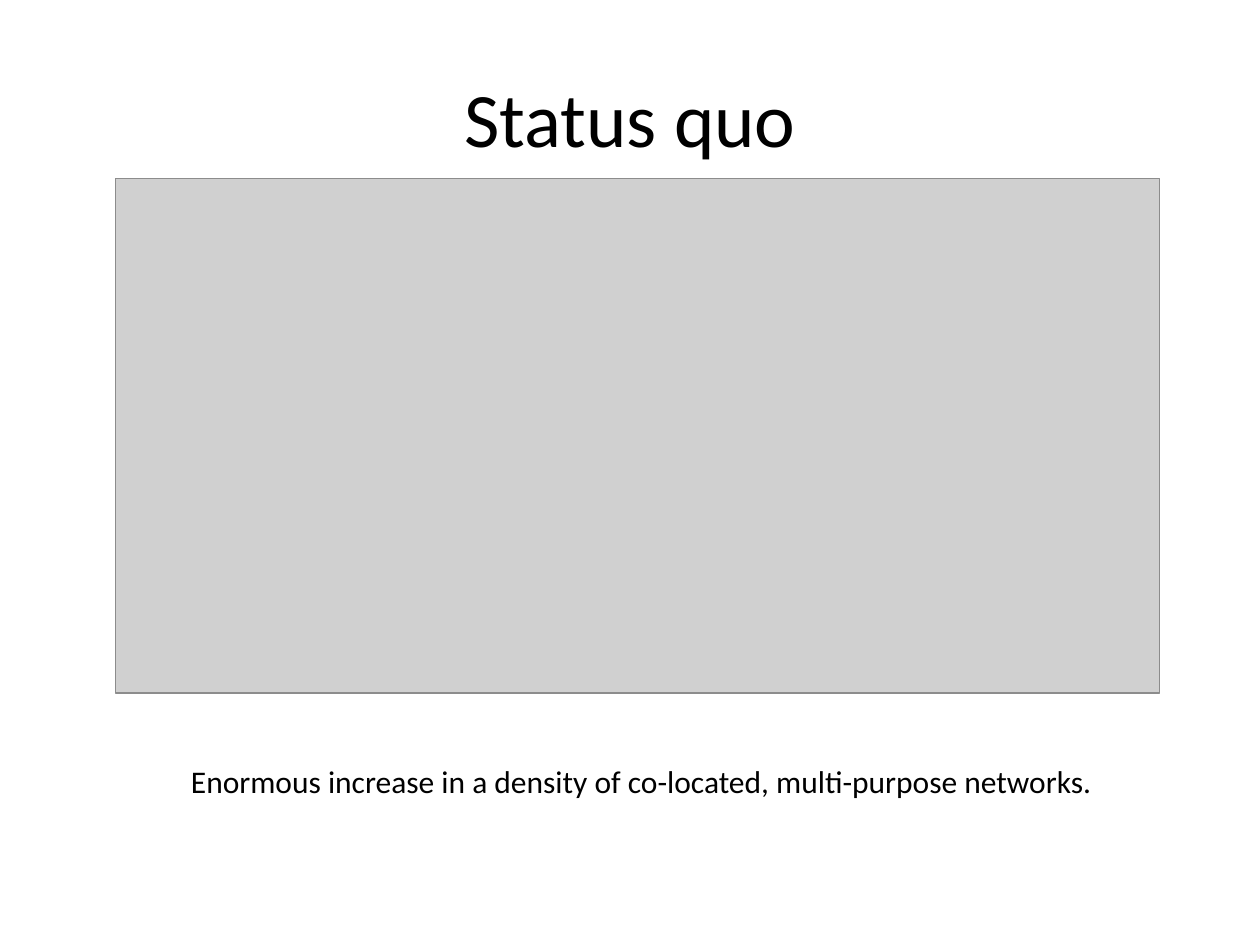
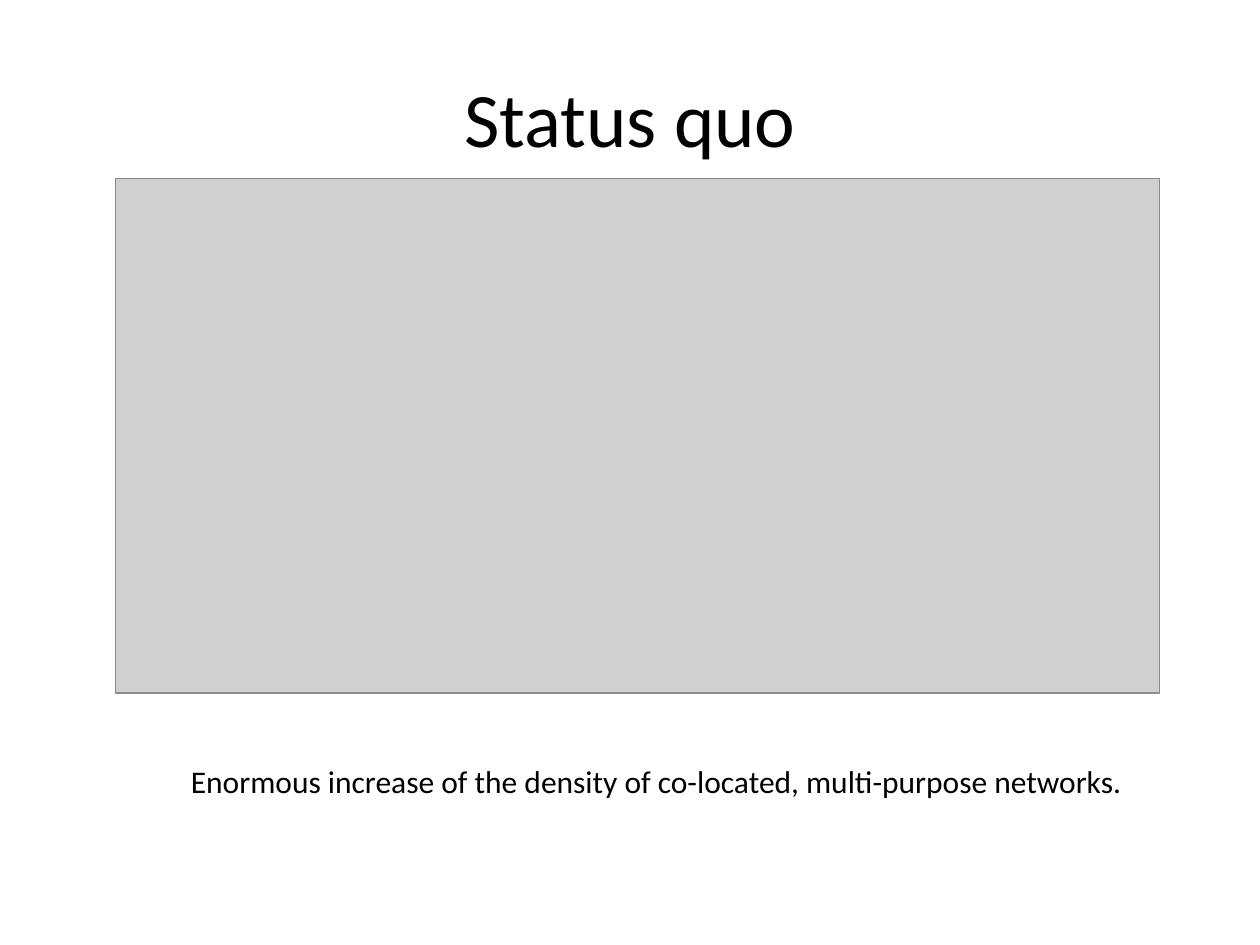
Before and after one commit to ro1208984/learning.java, a slide deck: slide 2 of Mobile Day presentation.pptx. Drawn at 1260x945 pixels with LibreOffice and Linux fonts; fonts in the diff are those of the drawing; grey boxes stand for pictures. Boxes give left, top, right and bottom in pixels: in the first picture for what was removed or moved away, otherwise in the second. Text is boxed around its words. In the diff, an @@ line names an element or a change of style, - is before the commit and + after.

```diff
--- a/Mobile Day presentation.pptx
+++ b/Mobile Day presentation.pptx
@@ text at bbox=[191, 771, 1121, 798]: text changed @@
-Enormous increase in a density of co-located, multi-purpose networks.
+Enormous increase of the density of co-located, multi-purpose networks.
```
Also in this commit, not shown: 16 other slides changed, 5 slides added, 2 slides removed.
